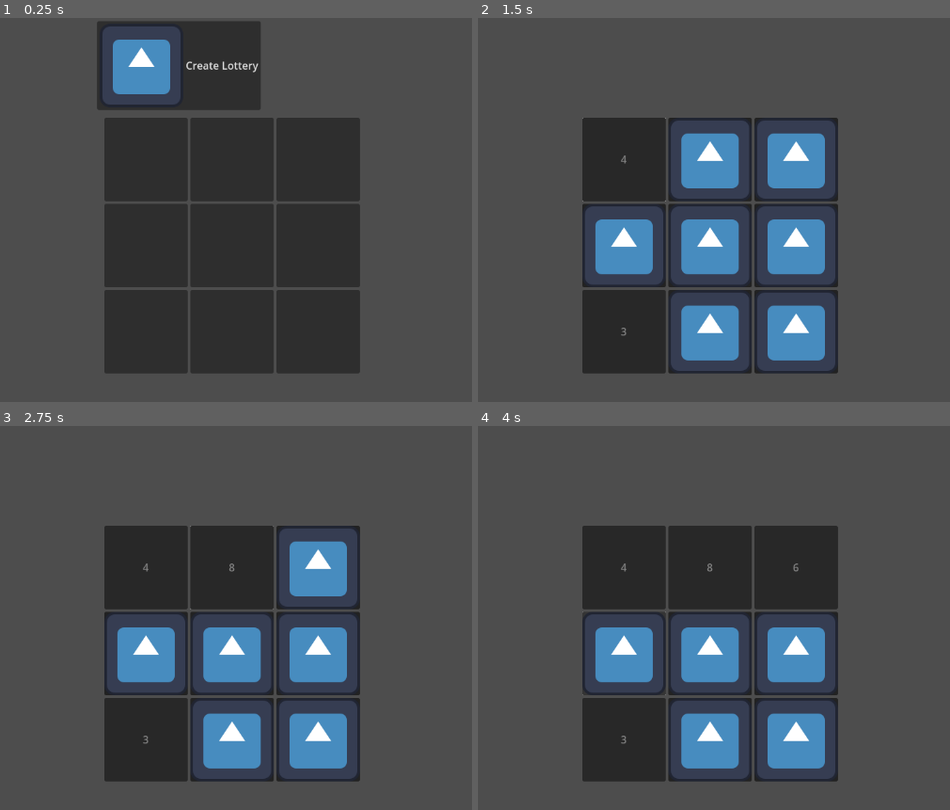
Above: before the commit, frames 1-4 (two rows, left to right).
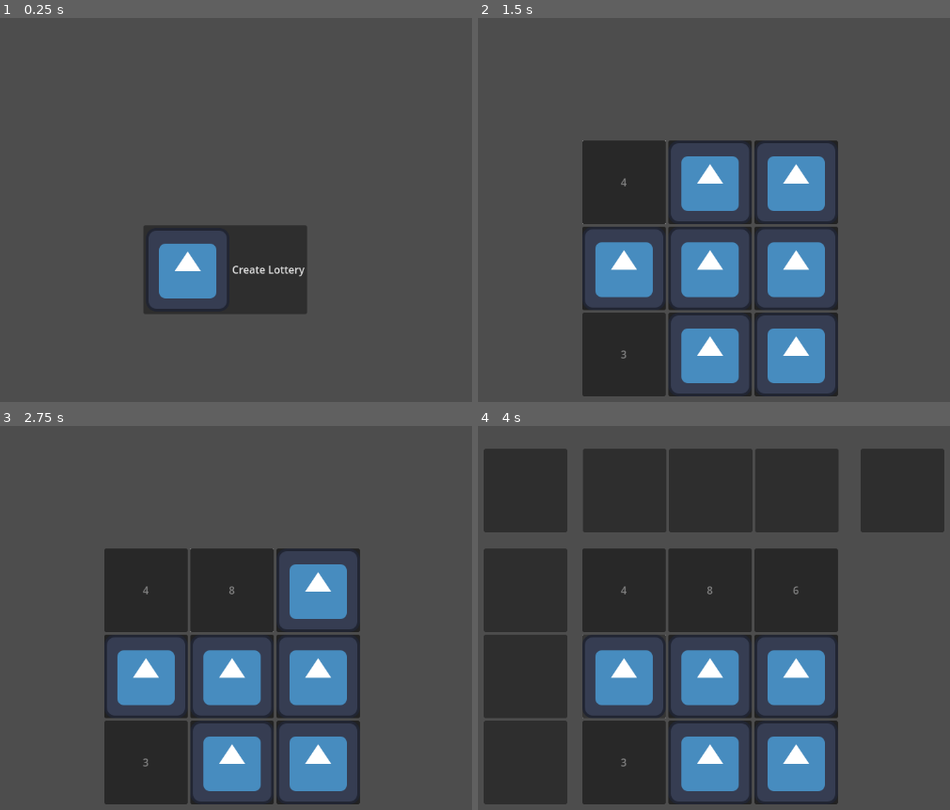
Above: after the commit, the same moments.

Repository: c-dez/lottery
Game: Godot game, scene res://lottery_manager.tscn
Two runs of this game, one before a commit and one after it. Both use one fixed random seed, a clock stepped at 60 frames per second and the inputs below. The project has no main scene, so this scene is started directly. The engine's default icon, where the game draws it, is replaced by a stand-in: a white triangle on a blue panel in a dark square.
Inputs (mouse positions are in pixels of both pictures, inside the frame that each line leads up to; where the layout moved, square brackets give the same spot in the first picture):
- Up to frame 1 (0.25 s): no input
- Up to frame 2 (1.5 s): click "Create Lottery" at 0.5 s; click (624, 183) [624, 160] at 1.25 s
- Up to frame 3 (2.75 s): click (231, 591) [231, 568] at 2 s
- Up to frame 4 (4 s): click (794, 591) [794, 568] at 2.75 s; click (624, 675) [624, 652] at 3.5 s

The runs differ from the first frame. In frame 1, 37% of the frame differs, in the area x 20-77%, y 0-93%; in frame 2, 17%; in frame 3, 17%; in frame 4, 46%, in the area x 1-99%, y 5-99%.

Commit message:
added cuando se selecciona las tres casillas se muestran los botones de elegir linea

Diff:
--- a/lottery_manager.gd
+++ b/lottery_manager.gd
@@ -2,19 +2,35 @@
 extends Control
 
 
-@export var sprite_image:Texture2D
-@onready var grid_container: GridContainer = get_node("GridContainer")
+@export var sprite_image: Texture2D
+@onready var grid_container_slots: GridContainer = get_node("GridContainerSlots")
 @onready var create_lottery_button: Button = get_node("CreateLotteryButton")
+
+# botones para seleccionar linea, los pongo por individual que la alternativa es controlarlos con un Node2D pero no quiero que tambien controle su posicion
+@onready var select_buttons_vertical:GridContainer = get_node("SelectButtonsVertical")
+@onready var select_buttons_horizontal:GridContainer = get_node("SelectButtonsHorizontal")
+@onready var select_buttons_diagonal:GridContainer = get_node("SelectButtonsDiagonal")
+@onready var select_buttons_diagonal2:GridContainer = get_node("SelectButtonsDiagonal2")
 
 var number_of_selections: int = 0
 
 
 func _ready() -> void:
 	# generate_lottery()
+	# esconder todo exepto create_lottery button
+	for i in get_child_count():
+		var node: Node = get_child(i)
+		if node is GridContainer:
+			node.visible = false
+
 	pass
 
 func _process(_delta: float) -> void:
-	# print(number_of_selections)
+	if number_of_selections == 3:
+		select_buttons_vertical.visible = true
+		select_buttons_horizontal.visible = true
+		select_buttons_diagonal.visible = true
+		select_buttons_diagonal2.visible = true
 	pass
 
 
@@ -22,36 +38,37 @@
 	var base_array: Array = [1, 2, 3, 4, 5, 6, 7, 8, 9]
 	base_array.shuffle()
 
-	for i in range(0, grid_container.get_child_count()):
-		var button:LotteryButton = LotteryButton.new()
-		grid_container.get_child(i).add_child(button)
+	for i in range(0, grid_container_slots.get_child_count()):
+		var button: LotteryButton = LotteryButton.new()
+		grid_container_slots.get_child(i).add_child(button)
 		button.name = "button%d" % i
 		button.sprite.name = "sprite%d" % i
 		button.lottery_number = base_array[i]
 		button.connect("pressed", _on_button_pressed.bind(button))
 
 	var rng: int = randi_range(0, base_array.size() - 1)
-	var b:LotteryButton = grid_container.get_child(rng).get_child(0)
+	var b: LotteryButton = grid_container_slots.get_child(rng).get_child(0)
 	b.sprite.visible = false
 	b.disabled = true
 	b.text = "%d" % b.lottery_number
 
 	number_of_selections = 0
+	#oculto boton crear loteria
 	create_lottery_button.visible = false
+
+	# aqui revelo gridContainerSlots
+	grid_container_slots.visible = true
 
 	pass
 
 
 func _on_create_lottery_button_button_down() -> void:
-
-	if grid_container.get_child(0).get_child_count() == 0:
+	if grid_container_slots.get_child(0).get_child_count() == 0:
 		set_buttons_data()
 	# else:
 	# 	create_lottery_button.visible = false
 
 		pass
-
-
 
 
 func _on_button_pressed(button: LotteryButton) -> void:
--- a/lottery_manager.tscn
+++ b/lottery_manager.tscn
@@ -6,58 +6,126 @@
 [node name="LotteryManager" type="Control"]
 layout_mode = 3
 anchors_preset = 0
+offset_top = 35.0
+offset_bottom = 35.0
 script = ExtResource("1_vdysb")
 
 [node name="CreateLotteryButton" type="Button" parent="."]
 layout_mode = 2
-offset_left = 332.0
-offset_top = 5.0
-offset_right = 583.0
-offset_bottom = 141.0
+offset_left = 403.0
+offset_top = 283.0
+offset_right = 654.0
+offset_bottom = 419.0
 text = "Create Lottery"
 icon = ExtResource("2_uifje")
 
-[node name="GridContainer" type="GridContainer" parent="."]
+[node name="GridContainerSlots" type="GridContainer" parent="."]
 layout_mode = 0
 offset_left = 343.0
 offset_top = 153.0
 offset_right = 460.0
 offset_bottom = 332.0
 columns = 3
+metadata/_edit_lock_ = true
 
-[node name="ItemList0" type="ItemList" parent="GridContainer"]
+[node name="ItemList0" type="ItemList" parent="GridContainerSlots"]
 custom_minimum_size = Vector2(128, 128)
 layout_mode = 2
 
-[node name="ItemList1" type="ItemList" parent="GridContainer"]
+[node name="ItemList1" type="ItemList" parent="GridContainerSlots"]
 custom_minimum_size = Vector2(128, 128)
 layout_mode = 2
 
-[node name="ItemList2" type="ItemList" parent="GridContainer"]
+[node name="ItemList2" type="ItemList" parent="GridContainerSlots"]
 custom_minimum_size = Vector2(128, 128)
 layout_mode = 2
 
-[node name="ItemList3" type="ItemList" parent="GridContainer"]
+[node name="ItemList3" type="ItemList" parent="GridContainerSlots"]
 custom_minimum_size = Vector2(128, 128)
 layout_mode = 2
 
-[node name="ItemList4" type="ItemList" parent="GridContainer"]
+[node name="ItemList4" type="ItemList" parent="GridContainerSlots"]
 custom_minimum_size = Vector2(128, 128)
 layout_mode = 2
 
-[node name="ItemList5" type="ItemList" parent="GridContainer"]
+[node name="ItemList5" type="ItemList" parent="GridContainerSlots"]
 custom_minimum_size = Vector2(128, 128)
 layout_mode = 2
 
-[node name="ItemList6" type="ItemList" parent="GridContainer"]
+[node name="ItemList6" type="ItemList" parent="GridContainerSlots"]
 custom_minimum_size = Vector2(128, 128)
 layout_mode = 2
 
-[node name="ItemList7" type="ItemList" parent="GridContainer"]
+[node name="ItemList7" type="ItemList" parent="GridContainerSlots"]
 custom_minimum_size = Vector2(128, 128)
 layout_mode = 2
 
-[node name="ItemList8" type="ItemList" parent="GridContainer"]
+[node name="ItemList8" type="ItemList" parent="GridContainerSlots"]
+custom_minimum_size = Vector2(128, 128)
+layout_mode = 2
+
+[node name="SelectButtonsVertical" type="GridContainer" parent="."]
+layout_mode = 0
+offset_left = 192.0
+offset_top = 153.0
+offset_right = 320.0
+offset_bottom = 545.0
+metadata/_edit_lock_ = true
+
+[node name="ItemList0" type="ItemList" parent="SelectButtonsVertical"]
+custom_minimum_size = Vector2(128, 128)
+layout_mode = 2
+fixed_column_width = 2285
+
+[node name="ItemList1" type="ItemList" parent="SelectButtonsVertical"]
+custom_minimum_size = Vector2(128, 128)
+layout_mode = 2
+
+[node name="ItemList2" type="ItemList" parent="SelectButtonsVertical"]
+custom_minimum_size = Vector2(128, 128)
+layout_mode = 2
+
+[node name="SelectButtonsHorizontal" type="GridContainer" parent="."]
+layout_mode = 0
+offset_left = 344.0
+offset_right = 868.0
+offset_bottom = 128.0
+columns = 4
+metadata/_edit_lock_ = true
+
+[node name="ItemList0" type="ItemList" parent="SelectButtonsHorizontal"]
+custom_minimum_size = Vector2(128, 128)
+layout_mode = 2
+
+[node name="ItemList1" type="ItemList" parent="SelectButtonsHorizontal"]
+custom_minimum_size = Vector2(128, 128)
+layout_mode = 2
+
+[node name="ItemList2" type="ItemList" parent="SelectButtonsHorizontal"]
+custom_minimum_size = Vector2(128, 128)
+layout_mode = 2
+
+[node name="SelectButtonsDiagonal" type="GridContainer" parent="."]
+custom_minimum_size = Vector2(128, 128)
+layout_mode = 0
+offset_left = 192.0
+offset_right = 320.0
+offset_bottom = 128.0
+metadata/_edit_lock_ = true
+
+[node name="ItemList" type="ItemList" parent="SelectButtonsDiagonal"]
+custom_minimum_size = Vector2(128, 128)
+layout_mode = 2
+
+[node name="SelectButtonsDiagonal2" type="GridContainer" parent="."]
+custom_minimum_size = Vector2(128, 128)
+layout_mode = 0
+offset_left = 770.0
+offset_right = 898.0
+offset_bottom = 128.0
+metadata/_edit_lock_ = true
+
+[node name="ItemList" type="ItemList" parent="SelectButtonsDiagonal2"]
 custom_minimum_size = Vector2(128, 128)
 layout_mode = 2
 
